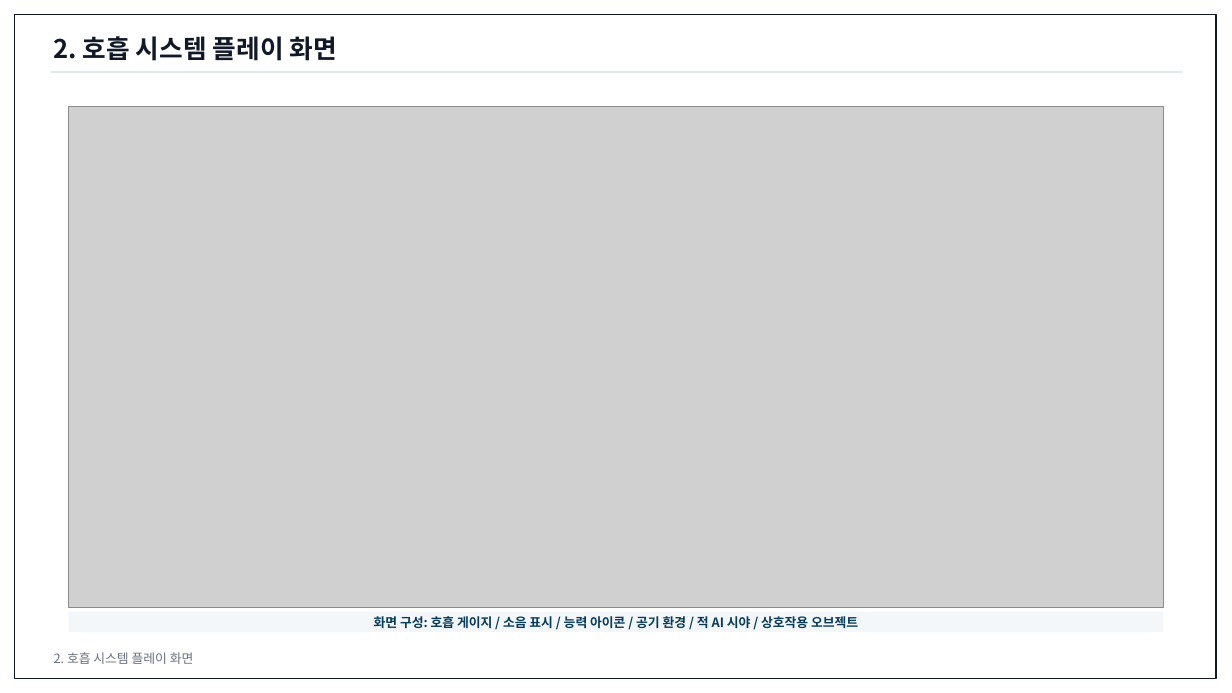
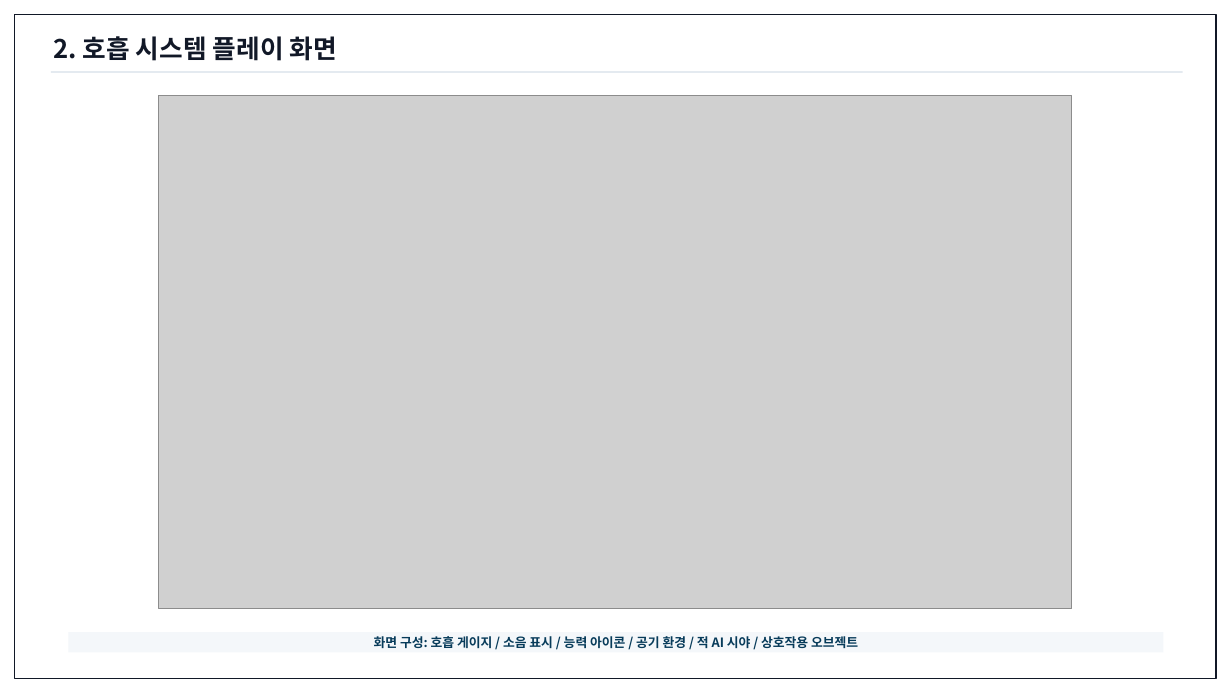
Before and after one commit to ysooj/Gihoek_8, a slide deck: slide 5 of [작업 중] 호흡 시스템 기획문서.pptx. Drawn at 1232x693 pixels with LibreOffice and Linux fonts; fonts in the diff are those of the drawing; grey boxes stand for pictures. Boxes give left, top, right and bottom in pixels: in the first picture for what was removed or moved away, otherwise in the second. Text is boxed around its words. In the diff, an @@ line names an element or a change of style, - is before the commit and + after.

```diff
--- a/[작업 중] 호흡 시스템 기획문서.pptx
+++ b/[작업 중] 호흡 시스템 기획문서.pptx
@@ picture: place and size @@
-picture at <box>68,106,1164,607</box>
+picture at <box>159,95,1072,609</box>
@@ text removed at <box>54,652,194,664</box> @@
-2. 호흡 시스템 플레이 화면
@@ rectangle "화면 구성: 호흡 게이지 / ...": place and size @@
-rectangle "화면 구성: 호흡 게이지 / ..." at <box>68,612,1164,632</box>
+rectangle "화면 구성: 호흡 게이지 / ..." at <box>68,632,1164,653</box>
```
Also in this commit, not shown: 3 other slides changed, 3 slides added, 17 other files.
